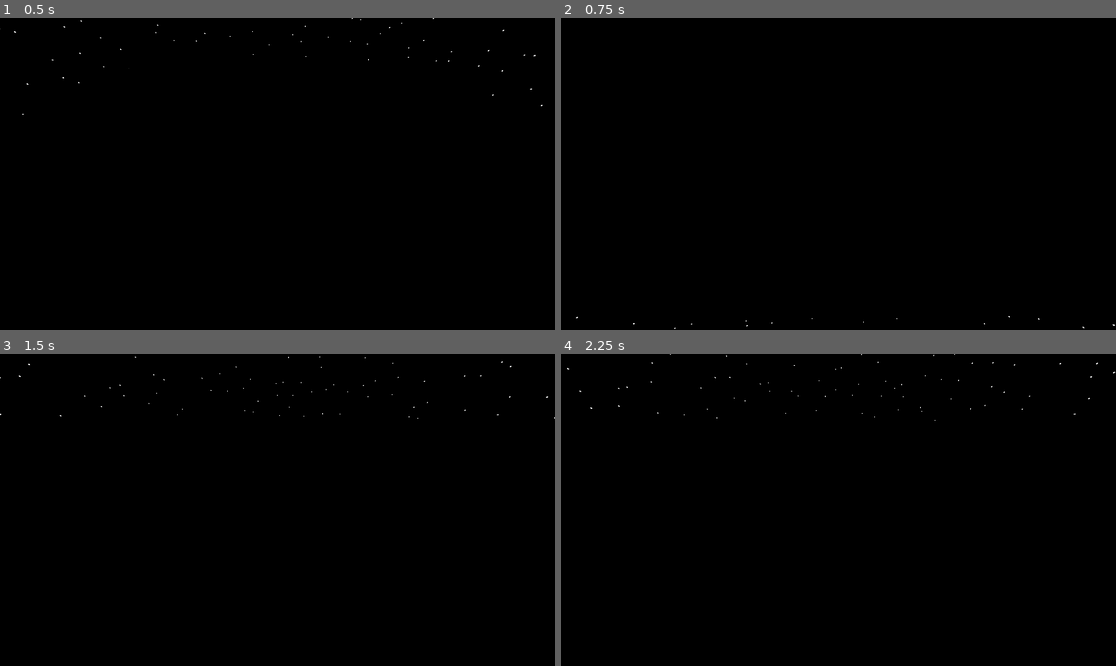
Above: before the commit, frames 1-4 (two rows, left to right).
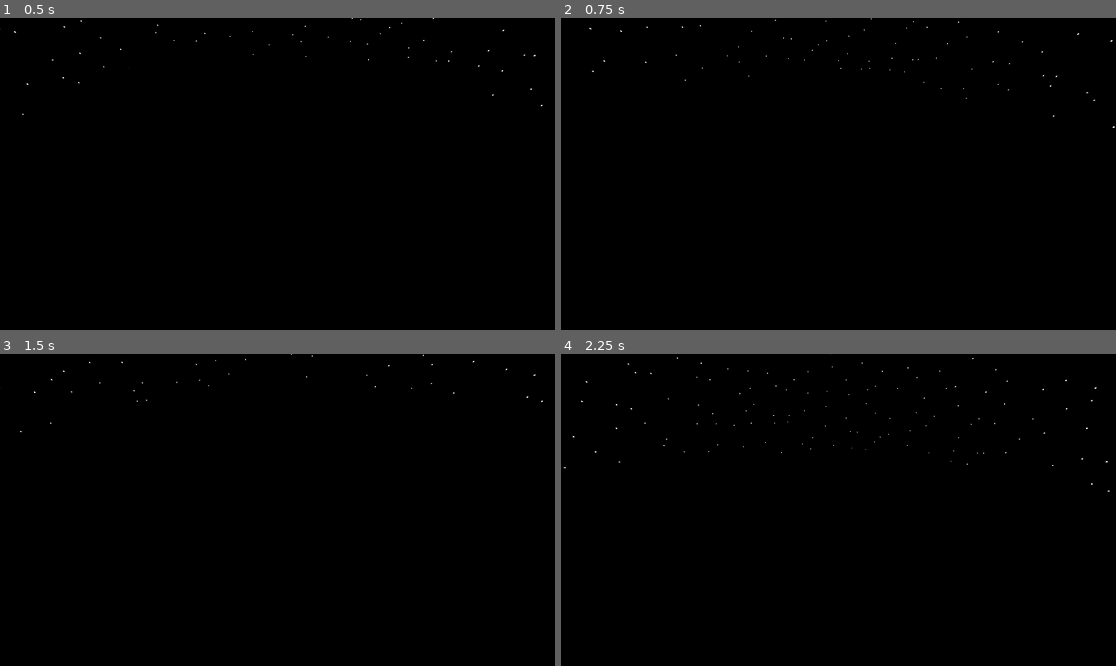
Above: after the commit, the same moments.

Repository: Harley-Townsend/Galacticats
Game: Godot game, scene res://Levels/TestLevel.tscn
The game is run twice, just before and just after one commit, with the same random seed, the same clock (stepped at 60 frames per second) and the same inputs.
Inputs (mouse positions are in pixels of both pictures, inside the frame that each line leads up to):
- Up to frame 1 (0.5 s): no input
- Up to frame 2 (0.75 s): tap Enter at 0.5 s; move the mouse to (960, 158) at 0.52 s; hold Shift (move_d, bound only before the commit) from 0.53 s (still down)
- Up to frame 3 (1.5 s): tap A (move_l, bound only before the commit) at 0.8, 1.35 s; tap Space (move_u, bound only before the commit) at 1.25 s; move the mouse to (166, 525) at 1.27 s; release Shift (move_d, bound only before the commit) at 1.28 s
- Up to frame 4 (2.25 s): tap D (move_r, bound only before the commit) at 1.55 s; tap Enter at 2 s; move the mouse to (894, 441) at 2.02 s; hold D (move_r, bound only before the commit) from 2.03 s (still down)

Frame 1 is identical in both runs. In frame 2, less than 0.1% of the frame differs, in the area x 2-100%, y 0-100%; in frame 3, less than 0.1%; in frame 4, 0.2%, in the area x 0-100%, y 0-45%.

Commit message:
Ship controls/camera

Diff:
--- a/Player/Player.gd
+++ b/Player/Player.gd
@@ -1,32 +1,61 @@
 extends CharacterBody3D
 
-@export var speed = 14 #How fast the player moves in meters per second
-@export var fall_acceleration = 1
+@export var speed = 10.0
+@export var mouse_sensitivity = 0.002
+@export var controller_look_speed = 1.5
+@export var roll_speed = 3.0
 
-var health = 100
-var damage = 20
-var target_velocity = Vector3.ZERO
+func _ready():
+	Input.set_mouse_mode(Input.MOUSE_MODE_CAPTURED)
+
+func _input(event):
+	if event is InputEventMouseMotion:
+		# Tilt the SHIP itself, not just camera
+		rotate_y(-event.relative.x * mouse_sensitivity)
+		rotate_object_local(Vector3.RIGHT, -event.relative.y * mouse_sensitivity)  # Tilt SHIP
+
+	if event.is_action_pressed("ui_cancel"):
+		if Input.get_mouse_mode() == Input.MOUSE_MODE_CAPTURED:
+			Input.set_mouse_mode(Input.MOUSE_MODE_VISIBLE)
+		else:
+			Input.set_mouse_mode(Input.MOUSE_MODE_CAPTURED)
 
 func _physics_process(delta):
-	var direction = Vector3.ZERO #Store zero as a placeholder variable
+	# Controller look - Tilt the SHIP!
+	var right_stick_x = Input.get_joy_axis(0, JOY_AXIS_RIGHT_X)
+	var right_stick_y = Input.get_joy_axis(0, JOY_AXIS_RIGHT_Y)
+	rotate_y(-right_stick_x * controller_look_speed * delta)
+	rotate_object_local(Vector3.RIGHT, -right_stick_y * controller_look_speed * delta)  # Tilt SHIP
 
-	if Input.is_action_pressed("move_r"): #Then check for additional input to change direction accordingly
-		direction.x += 1
-	if Input.is_action_pressed("move_l"):
-		direction.x -= 1
+	# Roll controls
+	var roll_input = 0.0
+	if Input.is_action_pressed("roll_l"):
+		roll_input += 1.0
+	if Input.is_action_pressed("roll_r"):
+		roll_input -= 1.0
+	rotate_object_local(Vector3.FORWARD, roll_input * roll_speed * delta)
+
+	# --- KEEP CAMERA UPRIGHT ---
+	# This makes camera look forward but ship can tilt
+	$Pivot.rotation.x = 0  # Reset camera tilt
+	$Pivot.rotation.z = 0  # Reset camera roll
+
+	var direction = Vector3.ZERO
+
+	# Movement - ALWAYS go "forward" relative to SHIP
 	if Input.is_action_pressed("move_f"):
 		direction.z -= 1
-	if Input.is_action_pressed("move_u"):
-		direction.y += 1
-	if Input.is_action_pressed("move_d"):
-		direction.y -= 1
 
+
+	# Move relative to SHIP'S orientation (not camera)
 	if direction != Vector3.ZERO:
-		direction = direction.normalized() #Makes it so you dont travel faster going diagonally like in old MC
-		$Pivot.basis = Basis.looking_at(direction)
+		direction = direction.normalized()
+		# Get SHIP'S orientation (not Pivot/camera)
+		var ship_basis = global_transform.basis
+		velocity = (ship_basis.x * direction.x +
+				   ship_basis.y * direction.y +
+				   ship_basis.z * direction.z) * speed
+	else:
+		velocity = Vector3.ZERO
 
-	target_velocity.x = direction.x * speed #Ground velocity
-	target_velocity.z = direction.z * speed
-
-	velocity = target_velocity
 	move_and_slide()
--- a/Player/Player.tscn
+++ b/Player/Player.tscn
@@ -3,7 +3,7 @@
 [ext_resource type="Script" uid="uid://dt6u5p2bosn3c" path="res://Player/Player.gd" id="1_l8h54"]
 [ext_resource type="Shader" uid="uid://7ngwfhvfcwd" path="res://Player/Player.gdshader" id="2_q3lat"]
 
-[sub_resource type="CapsuleMesh" id="CapsuleMesh_3qydi"]
+[sub_resource type="BoxMesh" id="BoxMesh_q3lat"]
 
 [sub_resource type="ShaderMaterial" id="ShaderMaterial_tok1r"]
 shader = ExtResource("2_q3lat")
@@ -19,7 +19,7 @@
 background_mode = 2
 sky = SubResource("Sky_q3lat")
 
-[sub_resource type="CapsuleShape3D" id="CapsuleShape3D_q3lat"]
+[sub_resource type="BoxShape3D" id="BoxShape3D_tok1r"]
 
 [node name="Player" type="CharacterBody3D"]
 script = ExtResource("1_l8h54")
@@ -27,11 +27,11 @@
 [node name="Pivot" type="Node3D" parent="."]
 
 [node name="MeshInstance3D" type="MeshInstance3D" parent="Pivot"]
-mesh = SubResource("CapsuleMesh_3qydi")
+mesh = SubResource("BoxMesh_q3lat")
 
 [node name="Camera3D" type="Camera3D" parent="Pivot"]
 transform = Transform3D(1, 0, 0, 0, 0.766044, 0.642788, 0, -0.642788, 0.766044, 0, 5, 5)
 environment = SubResource("Environment_3qydi")
 
 [node name="CollisionShape3D" type="CollisionShape3D" parent="."]
-shape = SubResource("CapsuleShape3D_q3lat")
+shape = SubResource("BoxShape3D_tok1r")
--- a/project.godot
+++ b/project.godot
@@ -16,34 +16,16 @@
 
 [input]
 
-move_r={
-"deadzone": 0.2,
-"events": [Object(InputEventKey,"resource_local_to_scene":false,"resource_name":"","device":-1,"window_id":0,"alt_pressed":false,"shift_pressed":false,"ctrl_pressed":false,"meta_pressed":false,"pressed":false,"keycode":0,"physical_keycode":68,"key_label":0,"unicode":100,"location":0,"echo":false,"script":null)
-, Object(InputEventJoypadMotion,"resource_local_to_scene":false,"resource_name":"","device":-1,"axis":0,"axis_value":1.0,"script":null)
-]
-}
-move_l={
-"deadzone": 0.2,
-"events": [Object(InputEventKey,"resource_local_to_scene":false,"resource_name":"","device":-1,"window_id":0,"alt_pressed":false,"shift_pressed":false,"ctrl_pressed":false,"meta_pressed":false,"pressed":false,"keycode":0,"physical_keycode":65,"key_label":0,"unicode":97,"location":0,"echo":false,"script":null)
-, Object(InputEventJoypadMotion,"resource_local_to_scene":false,"resource_name":"","device":-1,"axis":0,"axis_value":-1.0,"script":null)
-]
-}
 move_f={
 "deadzone": 0.2,
 "events": [Object(InputEventKey,"resource_local_to_scene":false,"resource_name":"","device":-1,"window_id":0,"alt_press …(192 unchanged characters)…
 , Object(InputEventJoypadMotion,"resource_local_to_scene":false,"resource_name":"","device":-1,"axis":5,"axis_value":1.0,"script":null)
 ]
 }
-move_u={
+roll_r={
 "deadzone": 0.2,
-"events": [Object(InputEventKey,"resource_local_to_scene":fa …(140 unchanged characters)… d":false,"keycode":0,"physical_keycode":32,"key_label":0,"unicode":32,"location":0,"echo":false,"script":null)
-, Object(InputEventJoypadMotion,"resource_local_to_scene":false,"resource_name":"","device":-1,"axis":1,"axis_value":-1.0,"script":null)
-]
-}
-move_d={
-"deadzone": 0.2,
-"events": [Object(InputEventKey,"resource_local_to_scene":false,"resource_name":"","device":-1,"window_id":0,"alt_pressed":false,"shift_pressed":false,"ctrl_pressed":false,"meta_pressed":false,"pressed":false,"keycode":0,"physical_keycode":4194325,"key_label":0,"unicode":0,"location":0,"echo":false,"script":null)
-, Object(InputEventJoypadMotion,"resource_local_to_scene":false,"resource_name":"","device":-1,"axis":1,"axis_value":1.0,"script":null)
+"events": [Object(InputEventKey,"resource_local_to_scene":fa …(140 unchanged characters)… d":false,"keycode":0,"physical_keycode":86,"key_label":0,"unicode":118,"location":0,"echo":false,"script":null)
+, Object(InputEventJoypadButton,"resource_local_to_scene":false,"resource_name":"","device":-1,"button_index":10,"pressure":0.0,"pressed":true,"script":null)
 ]
 }
 roll_l={
@@ -52,9 +34,3 @@
 , Object(InputEventJoypadButton,"resource_local_to_scene":false,"resource_name":"","device":-1,"button_index":9,"pressure":0.0,"pressed":true,"script":null)
 ]
 }
-roll_r={
-"deadzone": 0.2,
-"events": [Object(InputEventKey,"resource_local_to_scene":false,"resource_name":"","device":-1,"window_id":0,"alt_pressed":false,"shift_pressed":false,"ctrl_pressed":false,"meta_pressed":false,"pressed":false,"keycode":0,"physical_keycode":86,"key_label":0,"unicode":118,"location":0,"echo":false,"script":null)
-, Object(InputEventJoypadButton,"resource_local_to_scene":false,"resource_name":"","device":-1,"button_index":10,"pressure":0.0,"pressed":true,"script":null)
-]
-}
